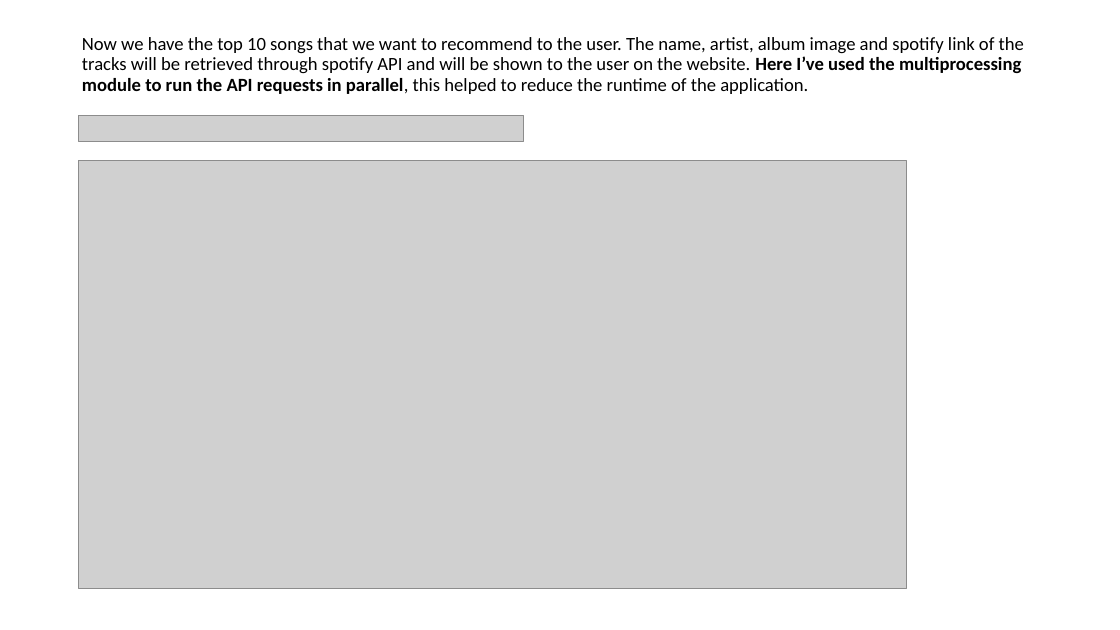
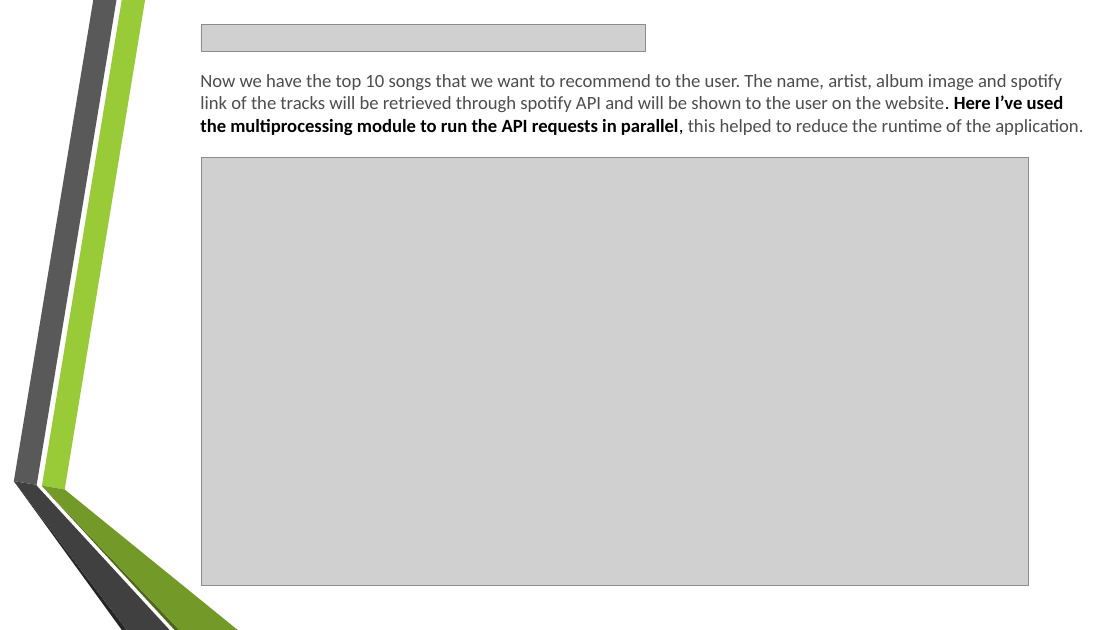
Before and after one commit to singharsh10/Music_Recommendation_System, a slide deck: slide 14 of Music_Recommendation_System.pptx. Drawn at 1120x630 pixels with LibreOffice and Linux fonts; fonts in the diff are those of the drawing; grey boxes stand for pictures; background and template pictures are left out. Boxes give left, top, right and bottom in pixels: in the first picture for what was removed or moved away, otherwise in the second. Text is boxed around its words. In the diff, an @@ line names an element or a change of style, - is before the commit and + after.

```diff
--- a/Music_Recommendation_System.pptx
+++ b/Music_Recommendation_System.pptx
@@ picture: place and size @@
-picture at box(79, 115, 523, 142)
+picture at box(201, 24, 645, 51)
@@ text "Now we have the top ...": place and size @@
-text "Now we have the top ..." at box(82, 37, 1024, 94)
+text "Now we have the top ..." at box(200, 74, 1083, 135)
@@ text "Now we have the top ..." at box(200, 74, 1083, 135): text colour #000000 to #4D4D4D in "Now we have the top 10 songs ..."; line spacing 0.9 to 1; vertical alignment top to middle @@
@@ picture: place and size @@
-picture at box(79, 160, 907, 589)
+picture at box(201, 157, 1028, 586)
@@ group added at box(13, 0, 238, 630): 6 freeform shapes @@
```
Also in this commit, not shown: 14 other slides changed, 1 slide added, 1 slide removed.
